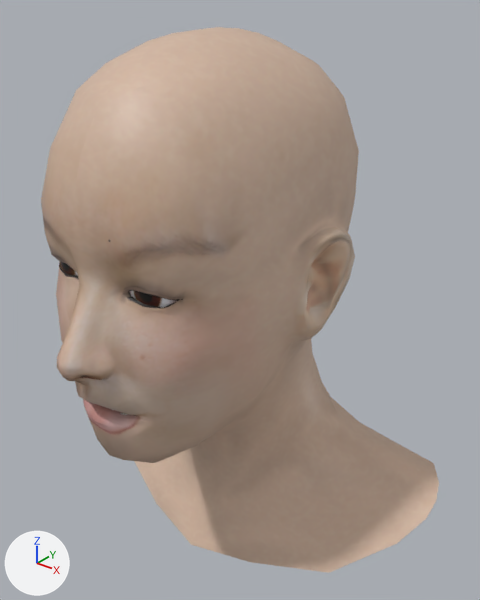
A saved change to the COLLADA model modules/world/avatarbaseart/art/assets/models/collada/Heads/FemaleHead/AsianFemaleHead.dae.
One viewpoint serves both versions: a 50 mm lens placed at (0.00224, -0.00272, 0.01836), pointed at (0.00007, 0.0, 0.01668). Every picture has the same lights, and +X, +Y and +Z are marked at lower left. Where no turn or scale is listed for an object, it has been applied to the vertices.

The older version as bpy lines, for what is in view:
```python
mat_headsh = principled_material('HeadSH')
mat_headsh.texture = img_asianfemaleheadclr_png
mat_headsh.roughness = 0.49
me_headgeoshape = bpy.data.meshes.new('HeadGeoShape')
me_headgeoshape.from_pydata(...)  # 574 vertices, 1110 faces; spans x -0.00125..0.00125, y -0.00122..0.00101, z 0.01506..0.01814
me_headgeoshape.materials.append(mat_headsh)  # picture img_asianfemaleheadclr_png
ob_headgeo = bpy.data.objects.new('HeadGeo', me_headgeoshape)
ob_headgeo.location = (0.0, 0.0, 0.0)
```
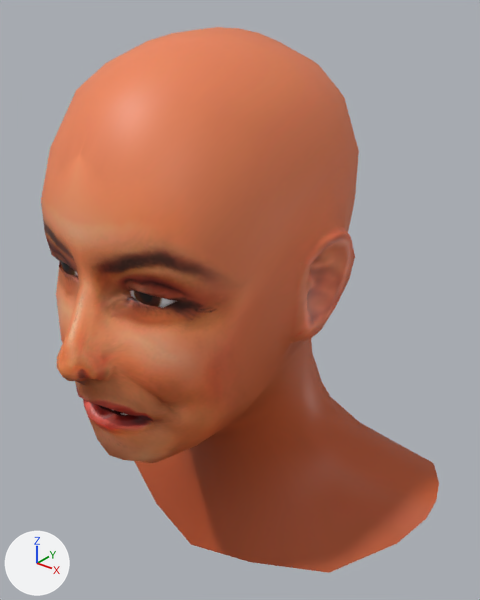
Where the change shows, as pixel boxes (x1, y1, x2, y2) in the pictures (480 x 600 px):
'HeadGeo', surface changed (beige to orange)
    both: (41, 27, 439, 573)

The edits, one by one:
Picture 'FG_FemaleHead_T01.png' (img_fg_femalehead_t01_png) is new.
Material 'HeadSH' (mat_headsh) changes its picture from img_asianfemaleheadclr_png to img_fg_femalehead_t01_png.
me_headgeoshape has 574 vertices, 1110 faces and spans x -0.00125..0.00125, y -0.00122..0.00101, z 0.01506..0.01814.
me_headgeoshape is used by ob_headgeo; location (0.0, 0.0, 0.0).
me_headgeoshape part 1: texture (UV) coordinates of 1110 of 1110 faces, centred in x -0.00105..0.00105, y -0.00121..0.00092, z 0.01516..0.01814, changed; they spanned u 0.0..1.0, v 0.04..0.98 and now span u 0.01..0.99, v 0.01..0.99.
